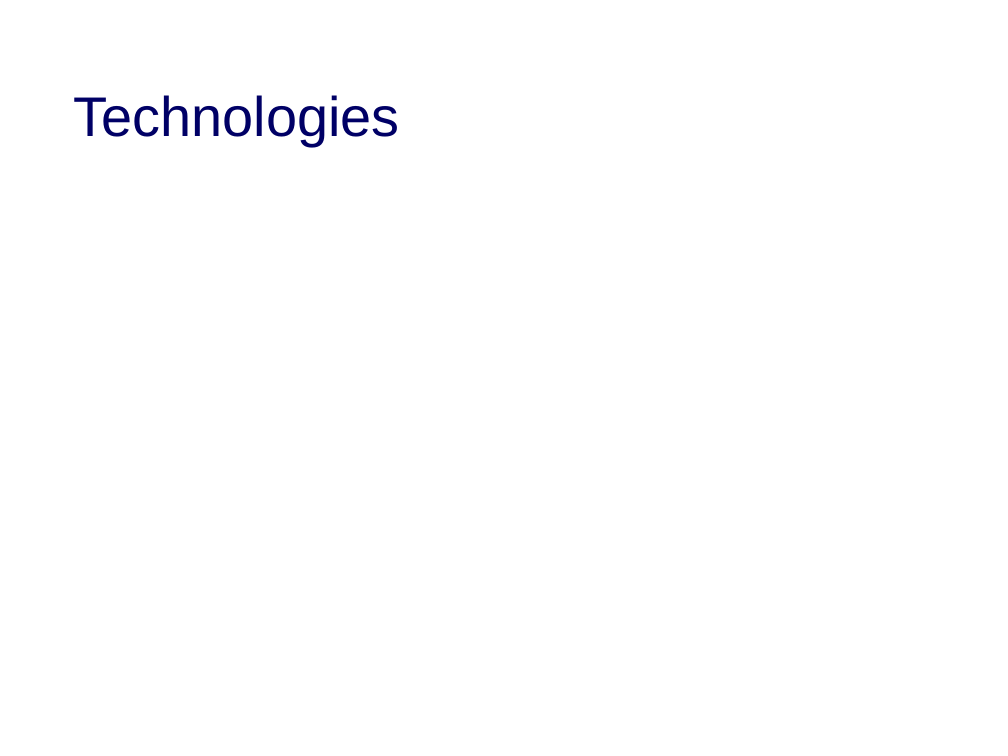
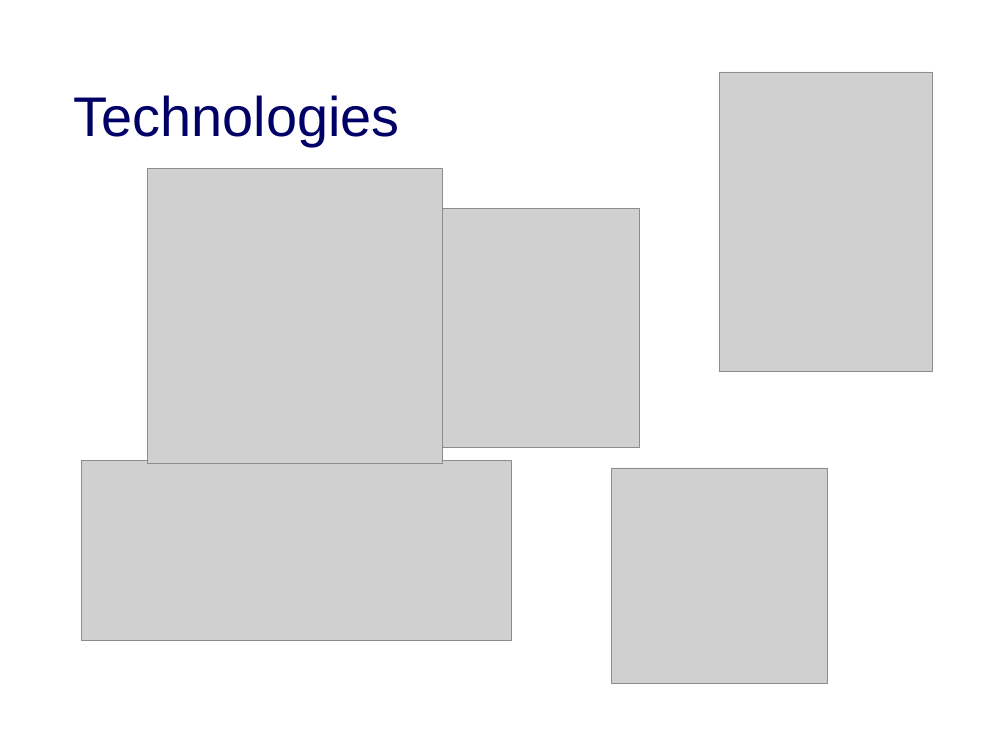
Before and after one commit to Patmosis/EnglishProjectTNCY, a slide deck: slide 5 of presentation.odp. Drawn at 1008x756 pixels with LibreOffice and Linux fonts; fonts in the diff are those of the drawing; grey boxes stand for pictures; background and template pictures are left out. Boxes give left, top, right and bottom in pixels: in the first picture for what was removed or moved away, otherwise in the second. Text is boxed around its words. In the diff, an @@ line names an element or a change of style, - is before the commit and + after.

```diff
--- a/presentation.odp
+++ b/presentation.odp
@@ picture added at (x1=720, y1=72, x2=932, y2=371) @@
@@ picture added at (x1=147, y1=169, x2=443, y2=465) @@
@@ picture added at (x1=418, y1=209, x2=640, y2=447) @@
@@ picture added at (x1=81, y1=461, x2=511, y2=640) @@
@@ picture added at (x1=612, y1=468, x2=828, y2=684) @@
```
Also in this commit, not shown: 1 other slide changed, 1 slide added, 1 slide removed, 4 other files.
